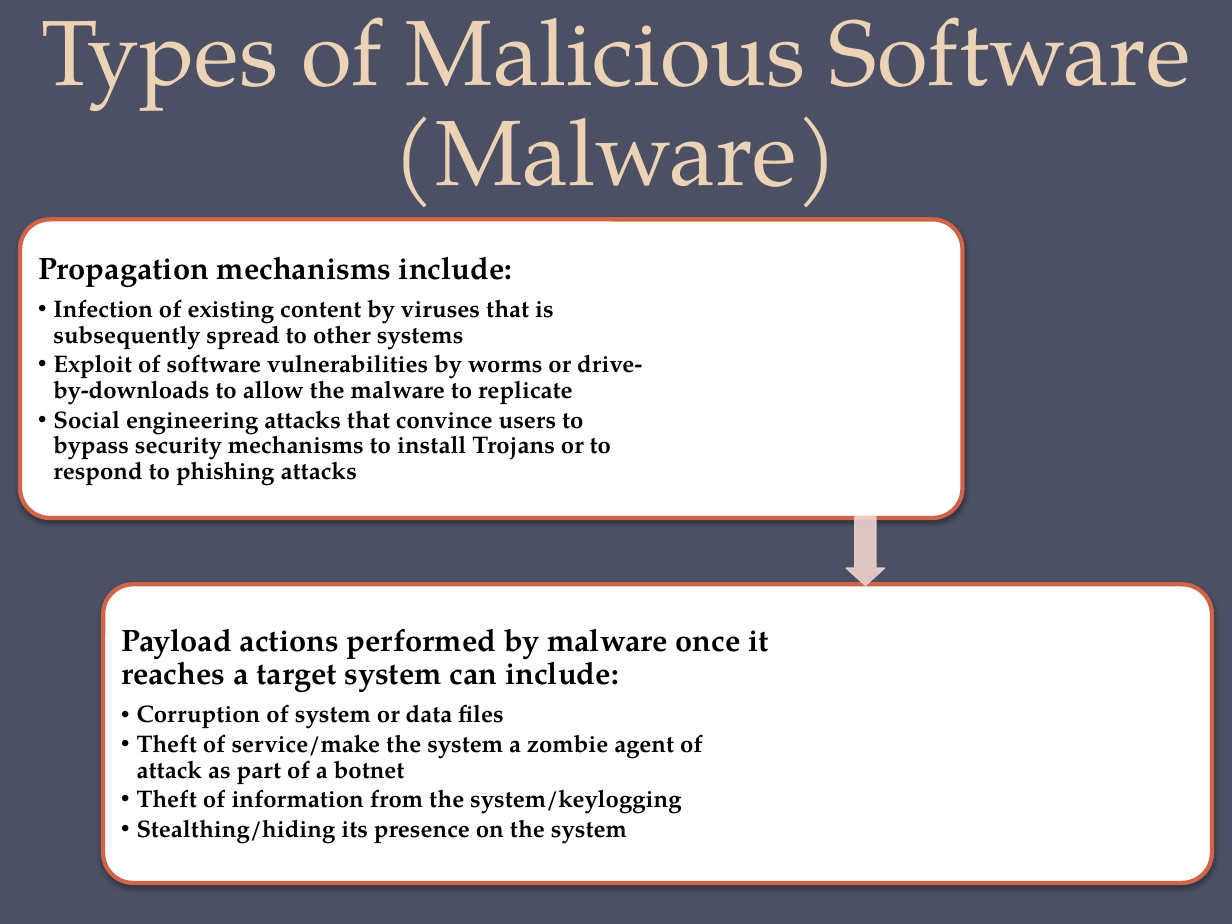
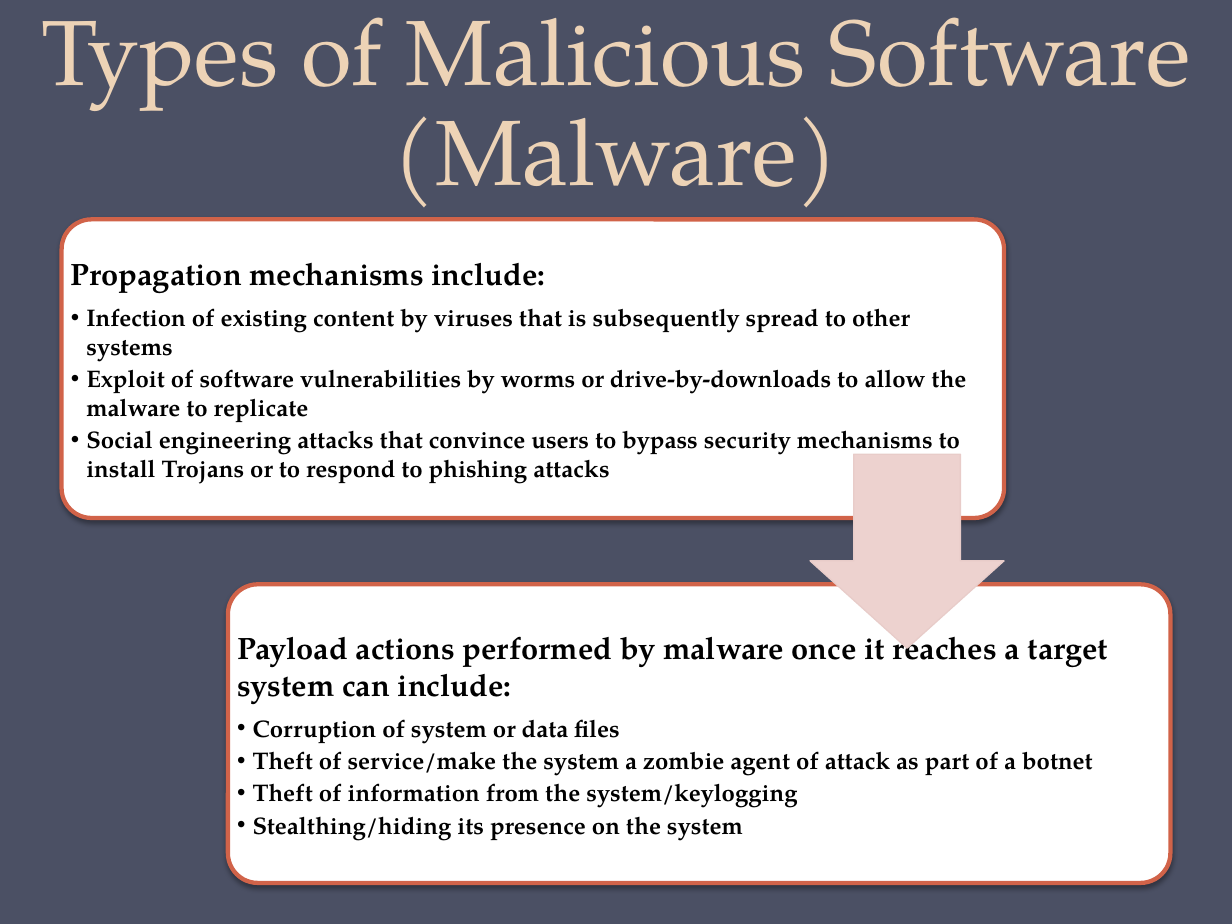
Before and after one commit to Syed007Hassan/Fast-Material-CS-SE, a slide deck: slide 5 of 7TH SEMESTER/Information Security - Abdul Aziz/Letures old/CH06-CompSec4e_Malicious Software.pptx. Drawn at 1232x924 pixels with LibreOffice and Linux fonts; fonts in the diff are those of the drawing. Boxes give left, top, right and bottom in pixels: in the first picture for what was removed or moved away, otherwise in the second. Text is boxed around its words. In the diff, an @@ line names an element or a change of style, - is before the commit and + after.

```diff
--- a/7TH SEMESTER/Information Security - Abdul Aziz/Letures old/CH06-CompSec4e_Malicious Software.pptx
+++ b/7TH SEMESTER/Information Security - Abdul Aziz/Letures old/CH06-CompSec4e_Malicious Software.pptx
@@ text "Propagation mechanisms include:" moved from (x1=38, y1=257, x2=642, y2=486) to (x1=71, y1=263, x2=966, y2=484) @@
@@ text "Propagation mechanisms include:" at (x1=71, y1=263, x2=966, y2=484): line spacing 0.9 to 1; bullet •• to • @@
@@ rounded rectangle moved from (x1=20, y1=219, x2=962, y2=517) to (x1=62, y1=219, x2=1004, y2=517) @@
@@ down arrow added at (x1=809, y1=455, x2=1004, y2=649), fill #EED3D0 at 90% opacity, outline #E9CECB 0.75 pt @@
@@ down arrow removed at (x1=846, y1=517, x2=885, y2=586) @@
@@ text "Payload actions performed by malware ..." at (x1=237, y1=627, x2=1108, y2=841): line spacing 0.9 to 1; bullet •• to • @@
@@ text "Payload actions performed by malware ..." moved from (x1=121, y1=628, x2=768, y2=844) to (x1=237, y1=627, x2=1108, y2=841) @@
@@ rounded rectangle resized from (x1=103, y1=584, x2=1212, y2=882) to (x1=228, y1=584, x2=1170, y2=882) @@
```
Also in this commit, not shown: 16 other slides changed, 49 other files.
